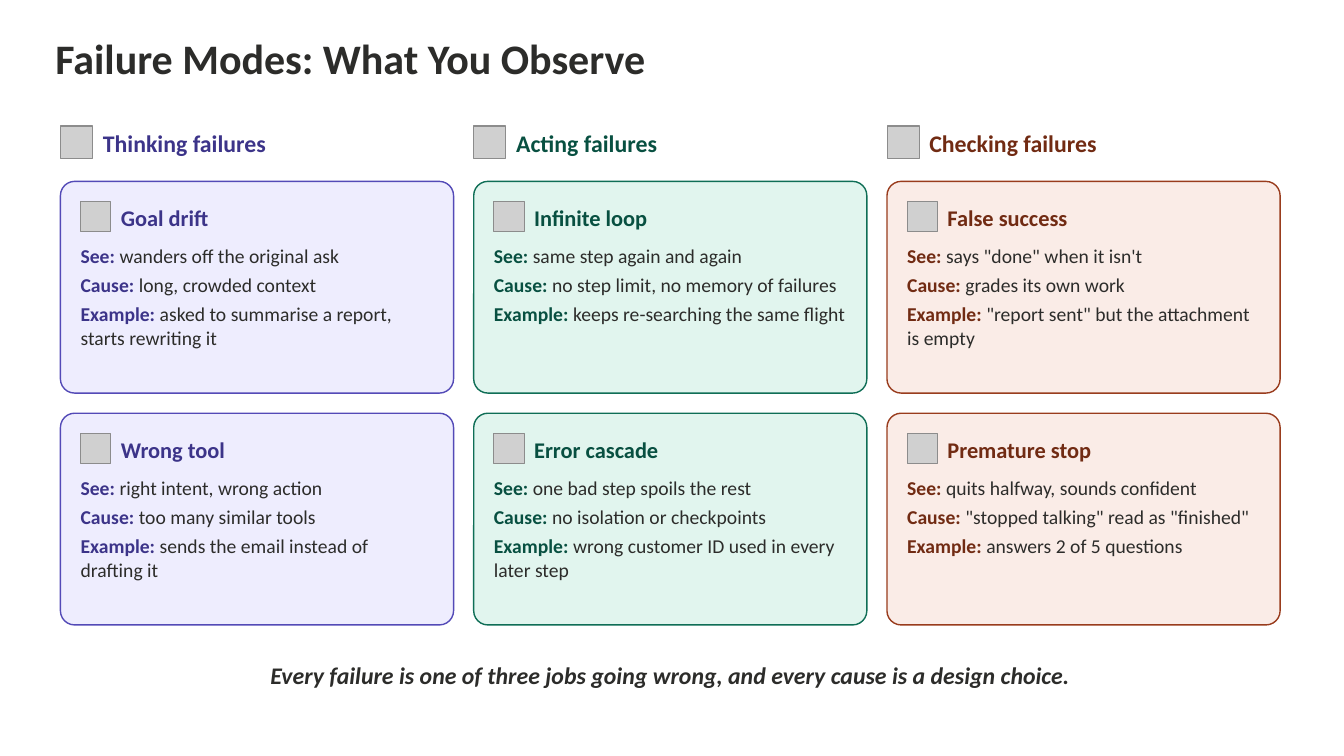
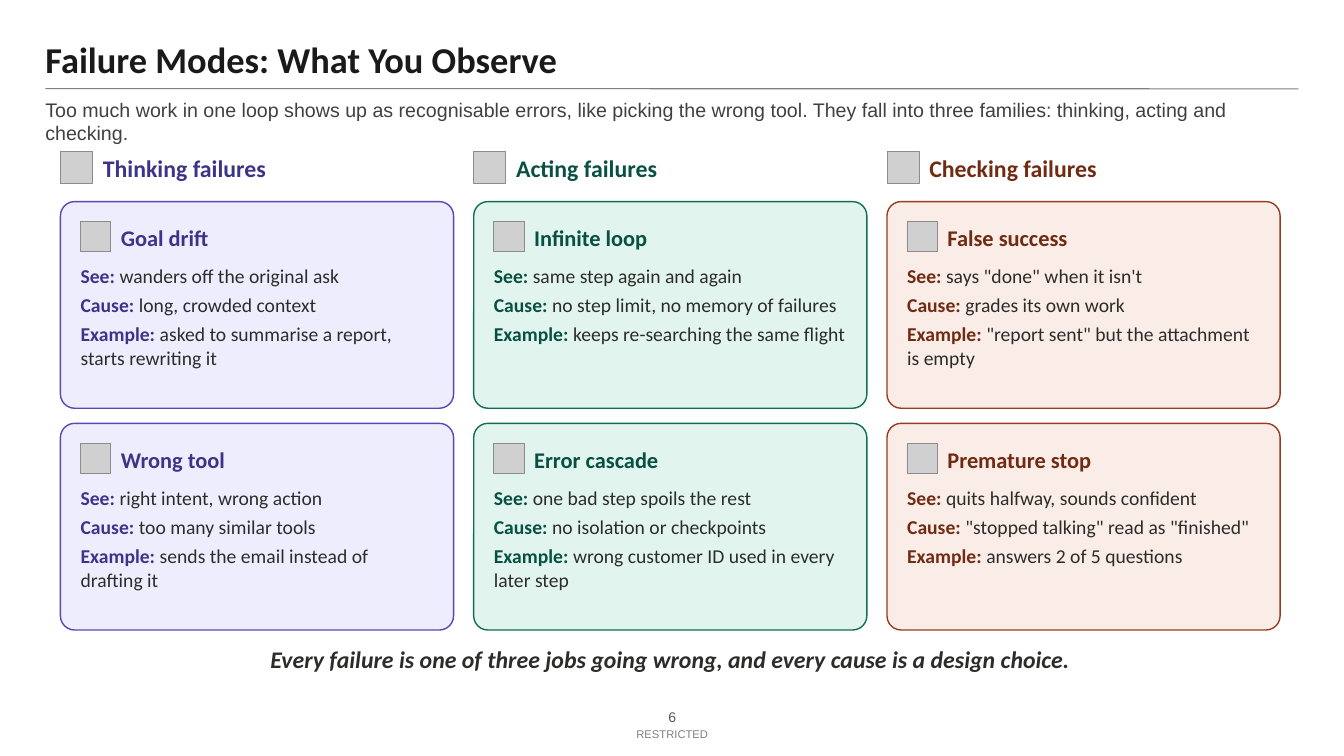
Before and after one commit to Amit-hub1998/multi-agent-subgraph-architecture, a slide deck: slide 6 of slides-01-06/Slides-01-06-GIF.pptx. Drawn at 1344x756 pixels with LibreOffice and Linux fonts; fonts in the diff are those of the drawing; grey boxes stand for pictures. Boxes give left, top, right and bottom in pixels: in the first picture for what was removed or moved away, otherwise in the second. Text is boxed around its words. In the diff, an @@ line names an element or a change of style, - is before the commit and + after.

```diff
--- a/slides-01-06/Slides-01-06-GIF.pptx
+++ b/slides-01-06/Slides-01-06-GIF.pptx
@@ text "Failure Modes: What You Observe" moved from (x1=55, y1=44, x2=645, y2=75) to (x1=45, y1=47, x2=557, y2=74) @@
@@ text "Failure Modes: What You Observe" at (x1=45, y1=47, x2=557, y2=74): size 30 to 26 pt, text colour #2C2C2A to #1A1A1A; vertical alignment top to bottom @@
@@ line added from (45, 89) to (1299, 89), #7F7F7F 0.75 pt @@
@@ text added at (x1=45, y1=102, x2=1226, y2=144), 14 pt, text #404040 @@
+Too much work in one loop shows up as recognisable errors, like picking the wrong tool. They fall into three families: thinking, acting and checking.
@@ 3 pictures, 3 texts moved together from (x1=60, y1=126, x2=1096, y2=158) to (x1=60, y1=151, x2=1096, y2=184) @@
@@ rounded rectangle resized from (x1=60, y1=181, x2=454, y2=393) to (x1=60, y1=202, x2=454, y2=408) @@
@@ rounded rectangle resized from (x1=474, y1=181, x2=867, y2=393) to (x1=474, y1=202, x2=867, y2=408) @@
@@ proportions changed in 6 elements at (x1=60, y1=423, x2=454, y2=630), (x1=474, y1=423, x2=867, y2=630), (x1=887, y1=423, x2=1280, y2=630), (x1=60, y1=202, x2=454, y2=408), (x1=474, y1=202, x2=867, y2=408), (x1=887, y1=202, x2=1280, y2=408) @@
@@ rounded rectangle resized from (x1=887, y1=181, x2=1280, y2=393) to (x1=887, y1=202, x2=1280, y2=408) @@
@@ 6 texts, 3 pictures moved together from (x1=81, y1=202, x2=1250, y2=349) to (x1=81, y1=222, x2=1250, y2=369) @@
@@ rounded rectangle resized from (x1=60, y1=413, x2=454, y2=625) to (x1=60, y1=423, x2=454, y2=630) @@
@@ rounded rectangle resized from (x1=474, y1=413, x2=867, y2=625) to (x1=474, y1=423, x2=867, y2=630) @@
@@ rounded rectangle resized from (x1=887, y1=413, x2=1280, y2=625) to (x1=887, y1=423, x2=1280, y2=630) @@
@@ 6 texts, 3 pictures moved together from (x1=81, y1=434, x2=1249, y2=581) to (x1=81, y1=444, x2=1249, y2=591) @@
@@ text "Every failure is one of ..." moved from (x1=270, y1=667, x2=1070, y2=688) to (x1=270, y1=651, x2=1070, y2=672) @@
@@ page number added at (x1=668, y1=712, x2=676, y2=722), 10 pt, text #595959 @@
+6
@@ text added at (x1=636, y1=730, x2=708, y2=738), 8 pt, text #7F7F7F @@
+RESTRICTED
```
Also in this commit, not shown: 7 other slides changed, 1 slide added, 1 slide removed, 19 other files.
